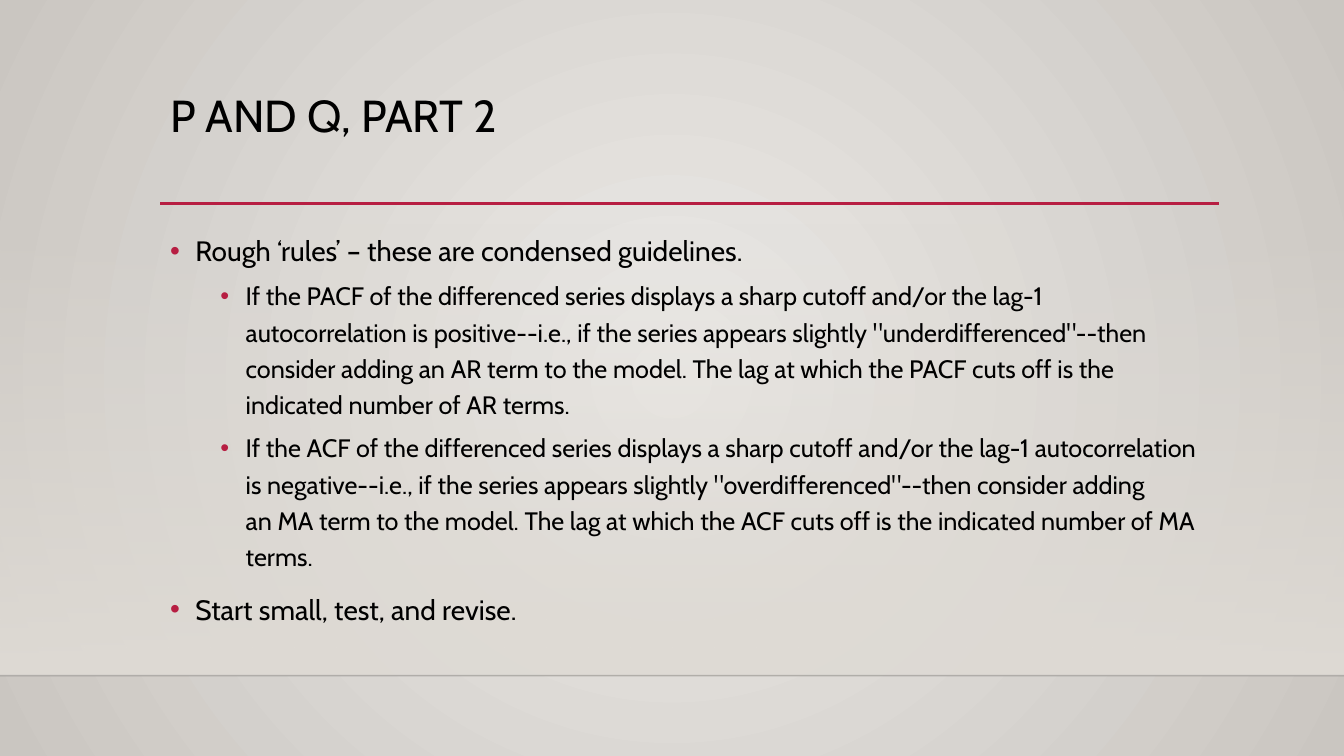
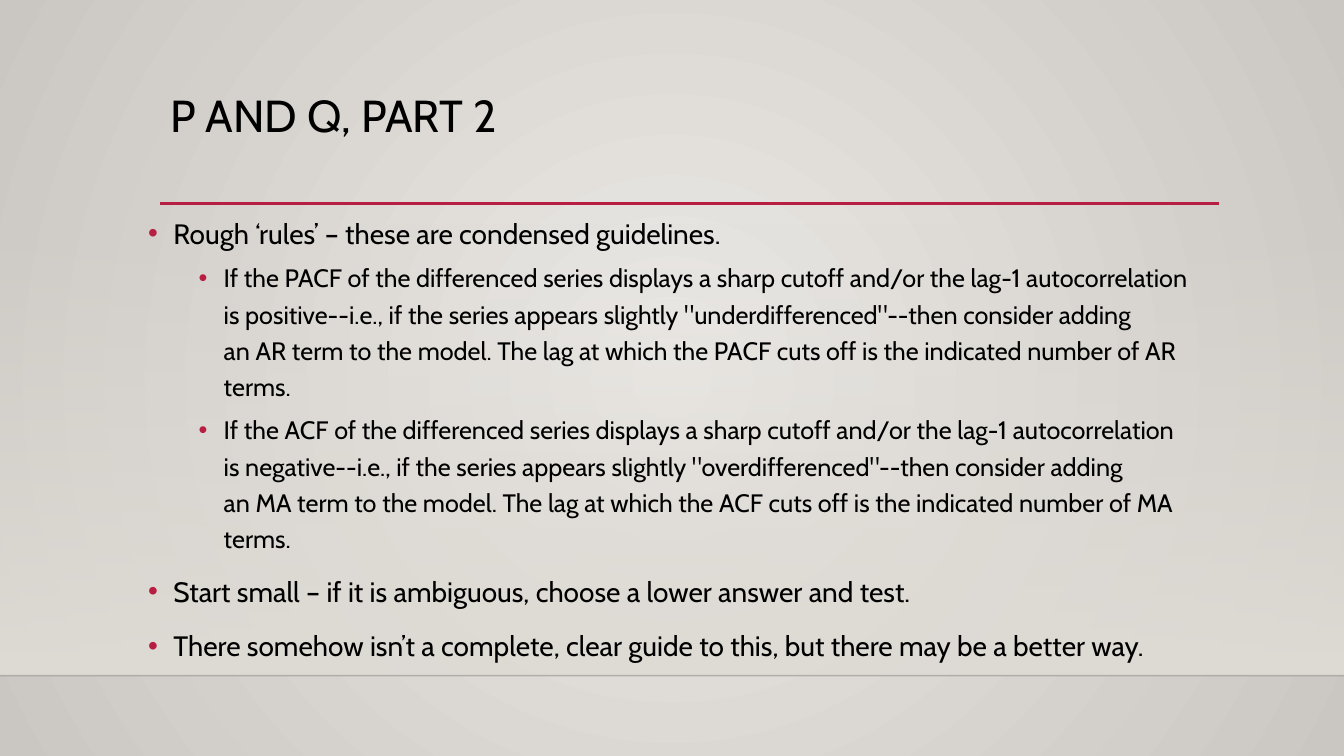
Before and after one commit to AkeemSemperDataScience/Intro_to_Machine_Learning_Students, a slide deck: slide 21 of reference_content/Slides/TimeSeries.pptx (slide 16 before the commit). Drawn at 1344x756 pixels with LibreOffice and Linux fonts; fonts in the diff are those of the drawing; background and template pictures are left out. Boxes give left, top, right and bottom in pixels: in the first picture for what was removed or moved away, otherwise in the second. Text is boxed around its words. In the diff, an @@ line names an element or a change of style, - is before the commit and + after.

```diff
--- a/reference_content/Slides/TimeSeries.pptx
+++ b/reference_content/Slides/TimeSeries.pptx
@@ text "Rough ‘rules’ – these are ...": place and size @@
-text "Rough ‘rules’ – these are ..." at bbox=[195, 240, 1196, 623]
+text "Rough ‘rules’ – these are ..." at bbox=[173, 223, 1187, 663]
@@ text at bbox=[173, 581, 1143, 663]: text changed @@
-• Start small, test, and revise.
+• Start small – if it is ambiguous, choose a lower answer and test.
+• There somehow isn’t a complete, clear guide to this, but there may be a better way.
```
Also in this commit, not shown: 7 other slides changed, 9 slides added, 58 other files.
